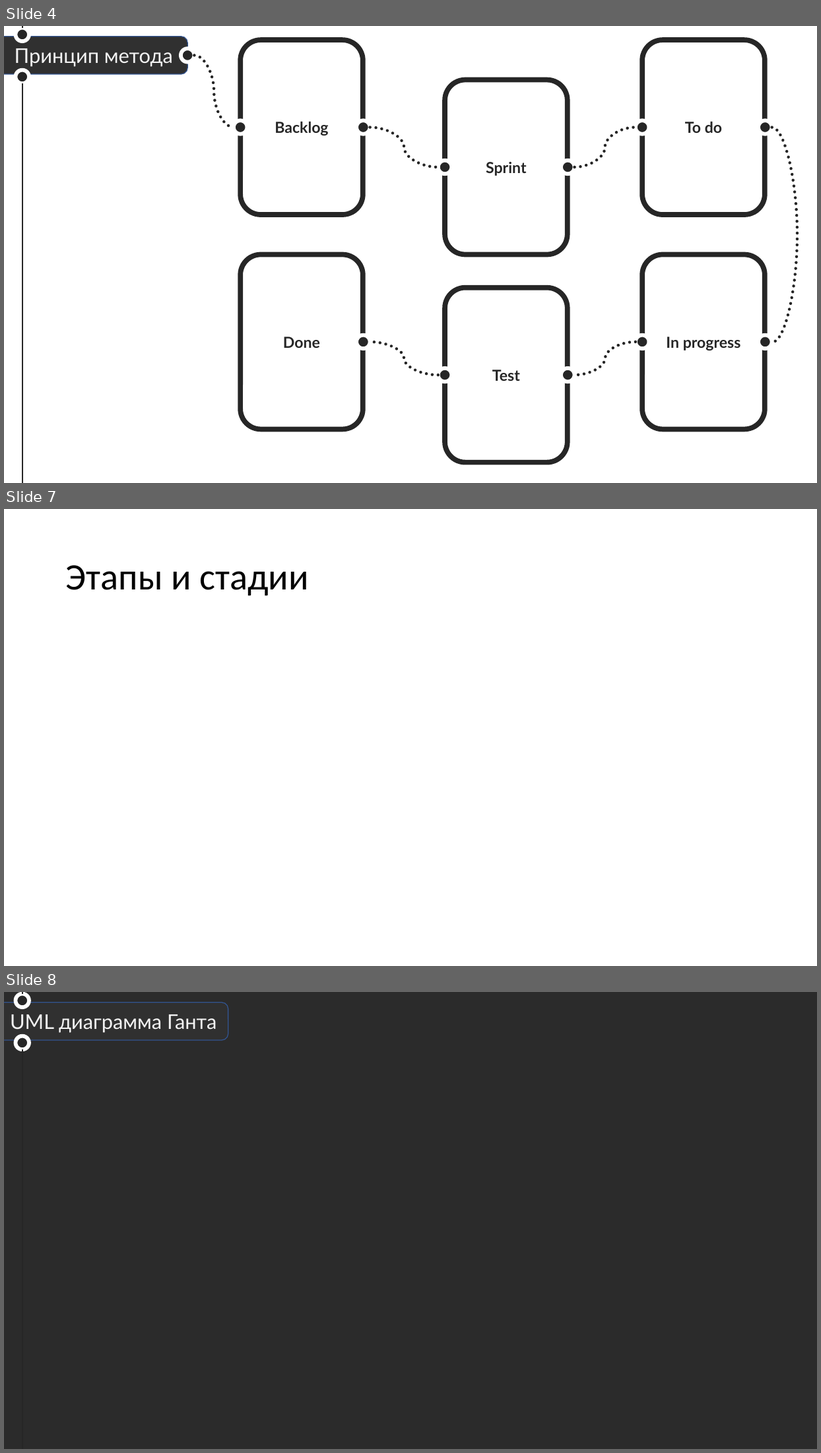
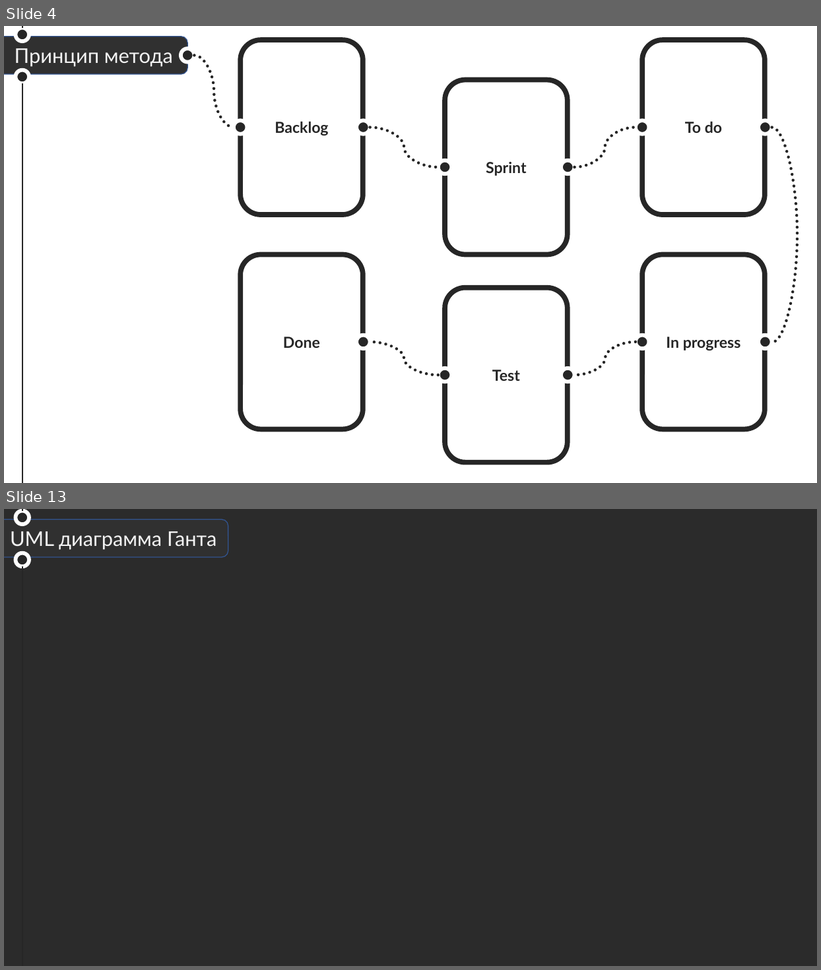
Before and after one commit to AigizIskuzhin/WriteMe, a slide deck: Documentation/Presentations/Презентация по веб-приложению.pptx. Shown one above the other, each under a label of ours: slides 4, 7 and 8 before the commit, slides 4 and 13 after it; the slides between them are not shown. The pictures are 821x1453 and 821x970 pixels, drawn with LibreOffice and Linux fonts; fonts in the diff are those of the drawing; background and template pictures are left out; a plain dark background stands for a picture behind light text. Boxes give left, top, right and bottom in pixels: in the first picture for what was removed or moved away, otherwise in the second. Text is boxed around its words. In the diff, an @@ line names an element or a change of style, - is before the commit and + after.

```diff
--- a/Documentation/Presentations/Презентация по веб-приложению.pptx
+++ b/Documentation/Presentations/Презентация по веб-приложению.pptx
@@ slide 7 removed at bbox=[4, 509, 817, 966], background #FFFFFF @@
@@ title removed at bbox=[66, 565, 309, 596] @@
-Этапы и стадии
@@ what was slide 8 is now slide 13 @@
```
Also in this commit, not shown: 7 slides added, 1 other slide removed.
